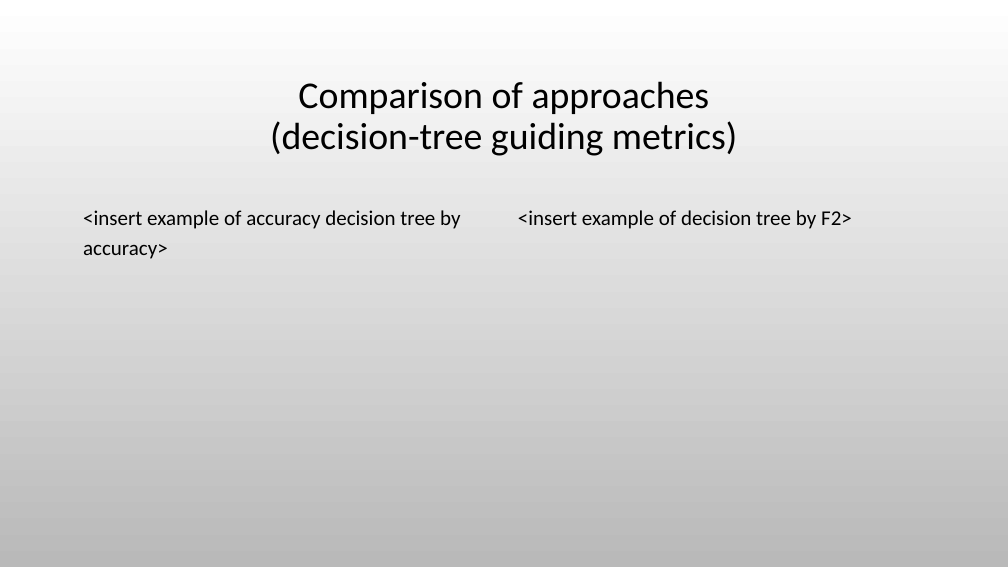
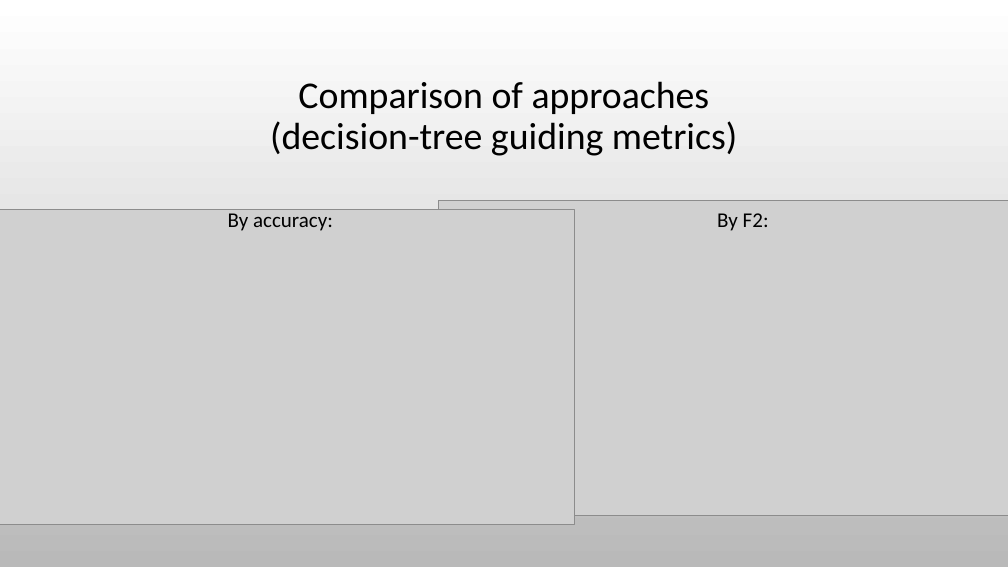
Before and after one commit to stavco9/mlops-final-project, a slide deck: slide 16 of docs/MLOps Final Project.pptx. Drawn at 1008x567 pixels with LibreOffice and Linux fonts; fonts in the diff are those of the drawing; grey boxes stand for pictures; background and template pictures are left out. Boxes give left, top, right and bottom in pixels: in the first picture for what was removed or moved away, otherwise in the second. Text is boxed around its words. In the diff, an @@ line names an element or a change of style, - is before the commit and + after.

```diff
--- a/docs/MLOps Final Project.pptx
+++ b/docs/MLOps Final Project.pptx
@@ picture added at (x1=0, y1=209, x2=575, y2=525) @@
@@ text at (x1=228, y1=209, x2=333, y2=231): text changed @@
-<insert example of accuracy decision tree by accuracy>
+By accuracy:
@@ picture added at (x1=439, y1=201, x2=1008, y2=516) @@
@@ text at (x1=717, y1=213, x2=769, y2=231): text changed @@
-<insert example of decision tree by F2>
+By F2:
```
Also in this commit, not shown: 6 other slides changed, 4 slides added, 1 other file.
